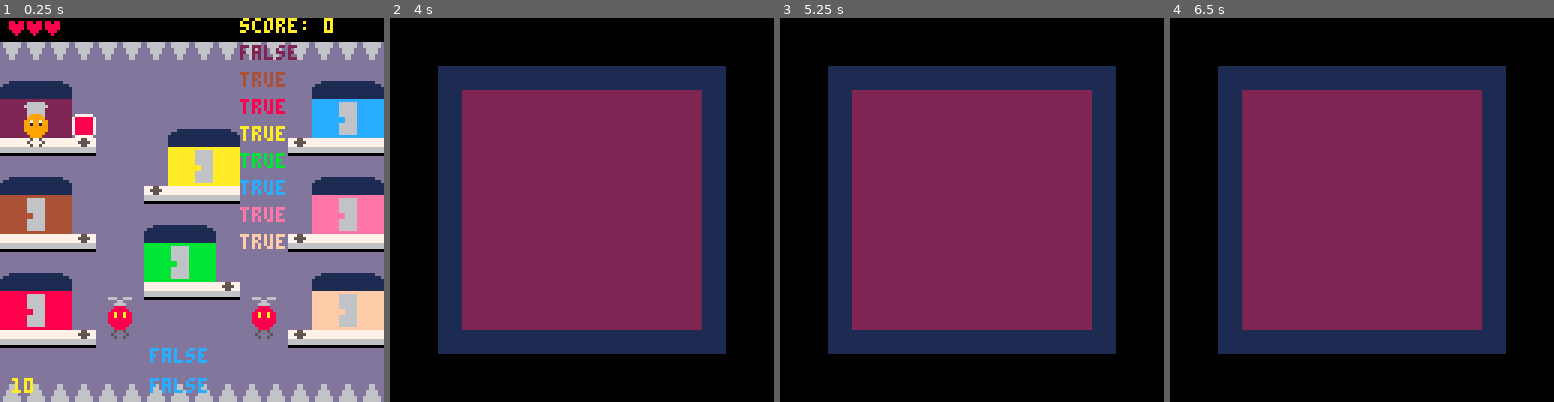
Above: before the commit, frames 1-4 (left to right).
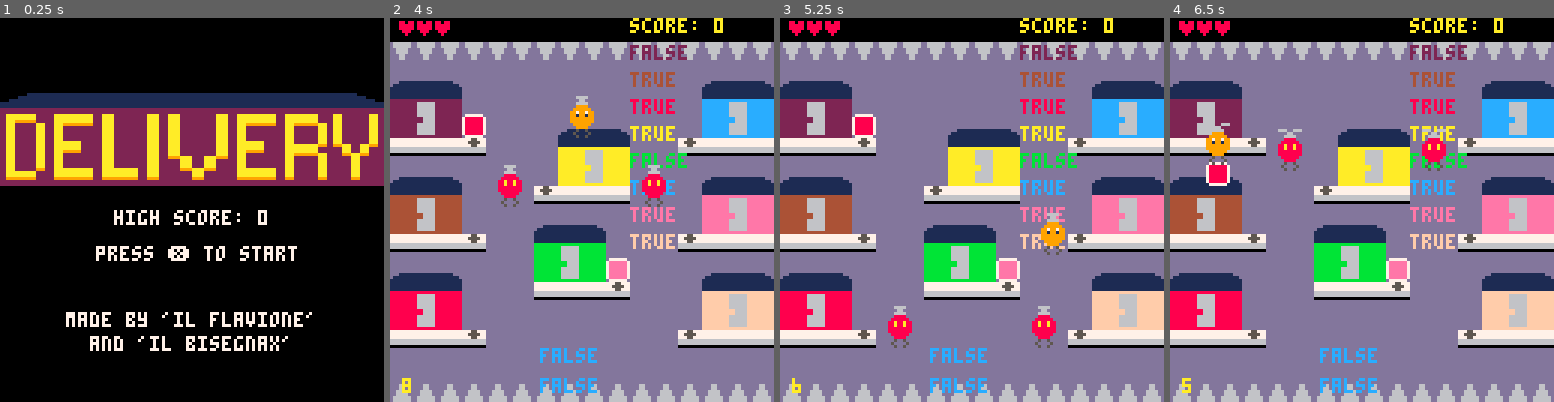
Above: after the commit, the same moments.

Repository: FlavioIero/Delivery
Game: PICO-8 cartridge atari.p8
The game is run twice, just before and just after one commit, with the same random seed, the same clock (stepped at 60 frames per second) and the same inputs.
Inputs:
- Up to frame 1 (0.25 s): no input
- Up to frame 2 (4 s): tap X (X key) at 1.07, 2.07, 2.4, 2.73, 3.07, 3.4, 3.73 s; hold Left 1.97-2.37 s; hold Down 2.42-2.82 s; hold Right 2.87-3.53 s; hold Up from 3.58 s (still down)
- Up to frame 3 (5.25 s): tap X (X key) every 0.33 s from 4.07 to 5.07 s; release Up at 4.08 s; hold Right 4.13-4.53 s; hold Down 4.58-5.08 s; hold Left from 5.13 s (still down)
- Up to frame 4 (6.5 s): tap X (X key) every 0.33 s from 5.4 to 6.4 s; release Left at 5.8 s; hold Up 5.85-6.18 s; hold Left from 6.23 s (still down)

The runs differ from the first frame. In frame 1, 92% of the frame differs, in the area x 0-100%, y 0-100%; in frame 2, 92%; in frame 3, 92%; in frame 4, 92%.

Commit message:
game over

Diff:
--- a/atari.p8
+++ b/atari.p8
@@ -11,6 +11,16 @@
 gm = {}
 e = {}
 p = {}
+
+-- menu-var
+local show_start = 20
+local not_show_start = 20
+local menu_frm = 0
+
+-- game-over-var
+local show_go_to_menu = 20
+local not_show_go_to_menu = 20
+local game_over_frm = 0
 
 -- debug
 b = {}
@@ -73,11 +83,15 @@
 end
 
 function update_menu()
-
+	if btnp(❎) then
+		state = game_states.game end
+	menu_frm += 1
 end
 
 function update_game_over()
-
+	if btnp(❎) then
+		state = game_states.menu end
+	game_over_frm += 1
 end
 
 function draw_game()
@@ -106,19 +120,52 @@
 function draw_menu()
 	cls()
 	map(16,0,0,0,16,16)
+	local s = "high score: "..gm.high_score
+	print_ctr_w(s,64,7)
+	if menu_frm <= show_start then
+		print_ctr_w("press ❎ to start",76,7)
+	elseif menu_frm >= show_start+not_show_start then
+		menu_frm = 0
+	end
+	print_ctr_w("made by 'il flavione'",98,7)
+	print_ctr_w("and 'il bisegnax'",106,7)
 end
 
 function draw_game_over()
 	cls()
 	map(34,0,0,0,16,16)
+	local s = "score: "..gm.score
+	if gm.bad_ending then
+		print_ctr_w("you're done...",40,8)
+		print_ctr_w(s,50,7)
+		print_ctr_w("your score will not be registered",60,7)
+	else
+		print_ctr_w("delivery done!",40,7)
+		if gm.record then
+			s = "new high "..s
+			print_ctr_w(s,50,10)
+		else
+			print_ctr_w(s,50,7)
+		end
+	end
+	if game_over_frm <= show_go_to_menu then
+		print_ctr_w("press ❎ to go to menu",76,7)
+	elseif game_over_frm >= show_go_to_menu+not_show_go_to_menu then
+		game_over_frm = 0
+	end
 end
 
 function start_game()
-	state = game_states.game
+	state = game_states.menu
 	gm = game_mng.new()
 	add(e,enemy.new(36,100))
 	add(e,enemy.new(84,100))
 	p = player.new(player_sp)
+end
+
+-- resets all game variables (not high score)
+function reset_var()
+
 end
 -->8
 -- vector2 --
@@ -556,7 +603,7 @@
 	for i=1,#colors do
 		add(hs,house.new(i))
 	end
-	return setmetatable({boxes={},houses=hs,score=0,sp_timer=0,hp=max_hp},game_mng)
+	return setmetatable({boxes={},houses=hs,score=0,high_score=0,record=false,sp_timer=0,hp=max_hp,bad_ending=false},game_mng)
 end
 
 function game_mng:box_shipped(b)
@@ -577,7 +624,7 @@
 	end
 	frm += 1
 	if frm >= 30 then
-		decrease_curr_timer(1)
+		self:decrease_curr_timer(1)
 		frm = 0
 	end
 end
@@ -611,7 +658,7 @@
 p_hit_spikes = false
 function game_mng:player_hit_spikes()
 	-- handle game state
-	bad_game_over()
+	self:bad_game_over()
 	-- debug
 	p_hit_spikes = true
 end
@@ -623,7 +670,7 @@
 
 	if p.hooked then
 		if self:remove_hp(1) <= 0 then
-			bad_game_over() end
+			self:bad_game_over() end
 	end
 end
 
@@ -632,19 +679,27 @@
 	return self.hp
 end
 
-function decrease_curr_timer(amount)
+function game_mng:decrease_curr_timer(amount)
 	curr_timer -= amount
 	if curr_timer <= 0 then
-		timer_ended() end
-end
-
-function timer_ended()
-	bad_ending = false
+		self:timer_ended() end
+end
+
+function game_mng:timer_ended()
+	self:update_score()
+	self.bad_ending = false
 	state = game_states.game_over
 end
 
-function bad_game_over()
-	bad_ending = true
+function game_mng:update_score()
+	if self.score > self.high_score then
+		self.high_score = self.score
+		self.record = true
+	end
+end
+
+function game_mng:bad_game_over()
+	self.bad_ending = true
 	state = game_states.game_over
 end
 __gfx__
@@ -759,12 +814,12 @@
 0101010101010101010101010101010101010101010101010101010101010101101001010101010101010101010101010101100000000000000000000000000000000000000000000000000000000000000000000000000000000000000000000000000000000000000000000000000000000000000000000000000000000000
 0808080808080808080808080808080801010101010101010101010101010101101001010101010101010101010101010101100000000000000000000000000000000000000000000000000000000000000000000000000000000000000000000000000000000000000000000000000000000000000000000000000000000000
 0c0d0e020202020202020202020c0d0e01010101010101010101010101010101101001013a3a3a3a3a3a3a3a3a3a3a3a0101100000000000000000000000000000000000000000000000000000000000000000000000000000000000000000000000000000000000000000000000000000000000000000000000000000000000
-2022200202020202020202020226282601010101010101010101010101010101101001013a323232323232323232323a0101100202020202020202020202020202020202020202020202020202020000000000000000000000000000000000000000000000000000000000000000000000000000000000000000000000000000
-322132020202020c0d0e02020237273701010101010101010101010101010101101001013a323232323232323232323a0101100202020202020202020202020202020202020202020202020202020000000000000000000000000000000000000000000000000000000000000000000000000000000000000000000000000000
-0909090b02020223252302020b09090940414d4d4d4d4d4d4d4d4d4d4d4d4e4f101001013a323232323232323232323a0101100202020202020202020202020202020202020202020202020202020000000000000000000000000000000000000000000000000000000000000000000000000000000000000000000000000000
-0c0d0e020202023524350202020c0d0e505152535455565758595a5b5c5d5e5f101001013a323232323232323232323a0101100202020202020202020202020202020202020202020202020202020000000000000000000000000000000000000000000000000000000000000000000000000000000000000000000000000000
-1d1f1d0202020b090909020202171917606162636465566768696a6b6c6d6e6f101001013a323232323232323232323a0101100202020202020202020202020202020202020202020202020202020000000000000000000000000000000000000000000000000000000000000000000000000000000000000000000000000000
-331e330202020c0d0e02020202381838707172737475767778797a7b7c7d7e7f101001013a323232323232323232323a0101100202020202020202020202020202020202020202020202020202020000000000000000000000000000000000000000000000000000000000000000000000000000000000000000000000000000
+2022200202020202020202020226282640414d4d4d4d4d4d4d4d4d4d4d4d4e4f101001013a323232323232323232323a0101100202020202020202020202020202020202020202020202020202020000000000000000000000000000000000000000000000000000000000000000000000000000000000000000000000000000
+322132020202020c0d0e020202372737505152535455565758595a5b5c5d5e5f101001013a323232323232323232323a0101100202020202020202020202020202020202020202020202020202020000000000000000000000000000000000000000000000000000000000000000000000000000000000000000000000000000
+0909090b02020223252302020b090909606162636465566768696a6b6c6d6e6f101001013a323232323232323232323a0101100202020202020202020202020202020202020202020202020202020000000000000000000000000000000000000000000000000000000000000000000000000000000000000000000000000000
+0c0d0e020202023524350202020c0d0e707172737475767778797a7b7c7d7e7f101001013a323232323232323232323a0101100202020202020202020202020202020202020202020202020202020000000000000000000000000000000000000000000000000000000000000000000000000000000000000000000000000000
+1d1f1d0202020b09090902020217191701010101010101010101010101010101101001013a323232323232323232323a0101100202020202020202020202020202020202020202020202020202020000000000000000000000000000000000000000000000000000000000000000000000000000000000000000000000000000
+331e330202020c0d0e0202020238183801010101010101010101010101010101101001013a323232323232323232323a0101100202020202020202020202020202020202020202020202020202020000000000000000000000000000000000000000000000000000000000000000000000000000000000000000000000000000
 0909090b02021416140202020b09090901010101010101010101010101010101101001013a323232323232323232323a0101100202020202020202020202020202020202020202020202020202020000000000000000000000000000000000000000000000000000000000000000000000000000000000000000000000000000
 0c0d0e020202361536020202020c0d0e01010101010101010101010101010101101001013a323232323232323232323a0101100202020202020202020202020202020202020202020202020202020000000000000000000000000000000000000000000000000000000000000000000000000000000000000000000000000000
 1012100202020909090b0202021a1c1a01010101010101010101010101010101101001013a323232323232323232323a0101100202020202020202020202020202020202020202020202020202020000000000000000000000000000000000000000000000000000000000000000000000000000000000000000000000000000
